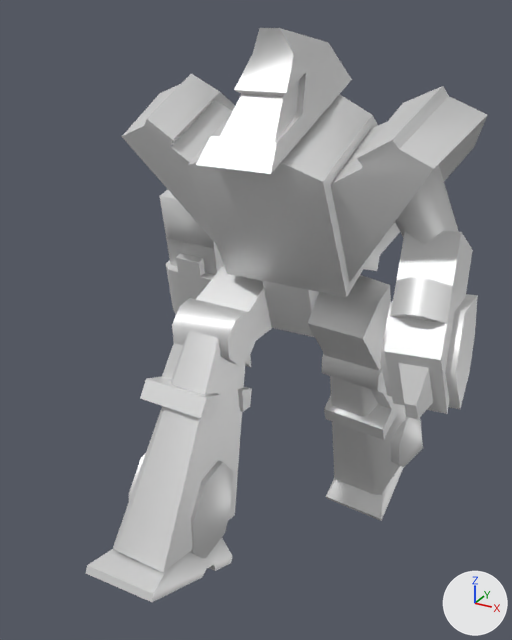
Renders of the glTF model glb/corfast.glb from each side of a commit.
One viewpoint serves both versions: a camera (50 mm lens) standing at (19.9, -42.8, 41.6) and looking at (-2.7, -1.6, 21.0). The lights are fixed; the arrows at lower right show +X, +Y and +Z. The older version comes first. Both versions are drawn at frame 23 of the action 'Walk'; the numbers are the values there.

In view in the first picture: 'head', 'hip', 'lfoot', 'llarm', 'llleg', 'luarm', 'luleg', 'rfoot', 'rlarm', 'rlleg', 'ruleg', 'torso'.
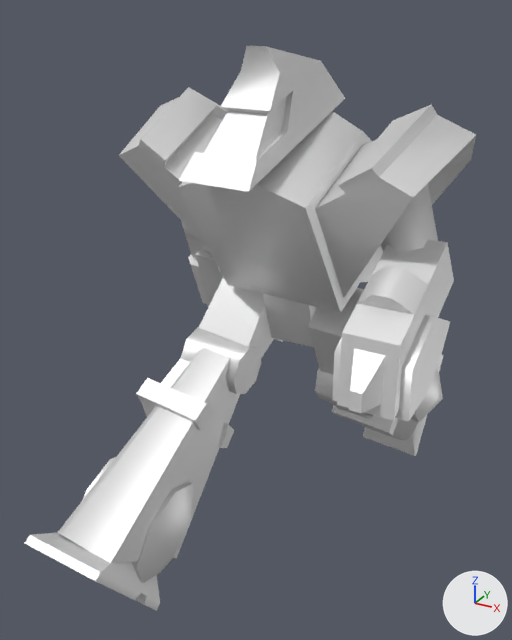
Boxes (x1, y1, x2, y2) around the edits, measured in the pictures (512 x 640 px):
'torso', moved, turned
    before: (122, 74, 487, 297)
    after: (119, 87, 476, 313)
'rlleg', moved, turned
    before: (113, 298, 257, 573)
    after: (57, 327, 261, 583)
'llarm', moved, turned
    before: (380, 231, 478, 419)
    after: (332, 240, 454, 422)
'head', moved, turned
    before: (196, 28, 352, 174)
    after: (178, 46, 345, 192)
'llleg', moved, turned
    before: (322, 354, 423, 495)
    after: (315, 368, 443, 440)
'rfoot', moved, turned
    before: (86, 538, 232, 602)
    after: (25, 533, 160, 611)
'luleg', moved, turned
    before: (308, 275, 391, 371)
    after: (308, 288, 364, 375)
'rlarm', moved, turned
    before: (160, 189, 251, 367)
    after: (181, 221, 283, 342)
'ruleg', moved, turned
    before: (196, 265, 272, 340)
    after: (198, 277, 275, 358)
'luarm', moved, turned
    before: (395, 164, 458, 244)
    after: (381, 183, 438, 253)
'hip', moved
    before: (263, 281, 319, 337)
    after: (263, 293, 317, 347)
'lfoot', moved, turned
    before: (326, 466, 404, 521)
    after: (363, 354, 444, 456)

The change, as a list of edits to the scene's bpy script:
```text
Change ob_hip:
    ob_hip.location: (0.0, 0.65, 23.21) -> (0.0, 0.65, 22.4)
Change ob_torso:
    ob_torso.rotation_euler: (0.0164, -0.000606, -0.0132) -> (0.0873, 0.0, -0.0873)  # degrees (0.9, 0, -0.8) -> degrees (5, 0, -5)
Change ob_ruarm:
    ob_ruarm.rotation_euler: (0.26, -0.00098, 0.0298) -> (0.546, 0.0, 0.0)  # degrees (15, -0.1, 1.7) -> degrees (31, 0, 0)
Change ob_rlarm:
    ob_rlarm.rotation_euler: (-0.0213, 0.0, 0.0) -> (-0.211, 0.0, 0.0)  # degrees (-1.2, 0, 0) -> degrees (-12, 0, 0)
Change ob_luarm:
    ob_luarm.rotation_euler: (-0.191, 0.000689, -0.089) -> (-0.454, 0.0, -0.112)  # degrees (-11, 0, -5.1) -> degrees (-26, 0, -6.4)
Change ob_llarm:
    ob_llarm.rotation_euler: (-0.435, 0.0, 0.0) -> (-0.693, 0.0, 0.0)  # degrees (-25, 0, 0) -> degrees (-40, 0, 0)
Change ob_head:
    ob_head.rotation_euler: (-0.0206, 0.0, 0.0) -> (-0.11, 0.0, 0.0)  # degrees (-1.2, 0, 0) -> degrees (-6.3, 0, 0)
Change ob_ruleg:
    ob_ruleg.rotation_euler: (-1.288, 0.0431, -0.031) -> (-0.833, 0.11, -0.0393)  # degrees (-74, 2.5, -1.8) -> degrees (-48, 6.3, -2.3)
Change ob_rlleg:
    ob_rlleg.rotation_euler: (0.941, -0.00885, -0.0337) -> (0.000113, 0.000807, 0.000733)  # degrees (54, -0.5, -1.9) -> degrees (0, 0, 0)
Change ob_rfoot:
    ob_rfoot.rotation_euler: (-0.078, -0.0442, 0.00875) -> (-0.0995, -0.0461, 0.00888)  # degrees (-4.5, -2.5, 0.5) -> degrees (-5.7, -2.6, 0.5)
Change ob_luleg:
    ob_luleg.rotation_euler: (0.472, 0.0437, -0.00965) -> (0.284, 0.0372, -0.00413)  # degrees (27, 2.5, -0.6) -> degrees (16, 2.1, -0.2)
Change ob_llleg:
    ob_llleg.rotation_euler: (0.152, 0.0139, -0.0269) -> (0.828, 0.0241, -0.0409)  # degrees (8.7, 0.8, -1.5) -> degrees (47, 1.4, -2.3)
Change ob_lfoot:
    ob_lfoot.rotation_euler: (-0.0196, -0.00019, 0.00209) -> (0.129, 0.00791, 0.00428)  # degrees (-1.1, 0, 0.1) -> degrees (7.4, 0.5, 0.2)
```
